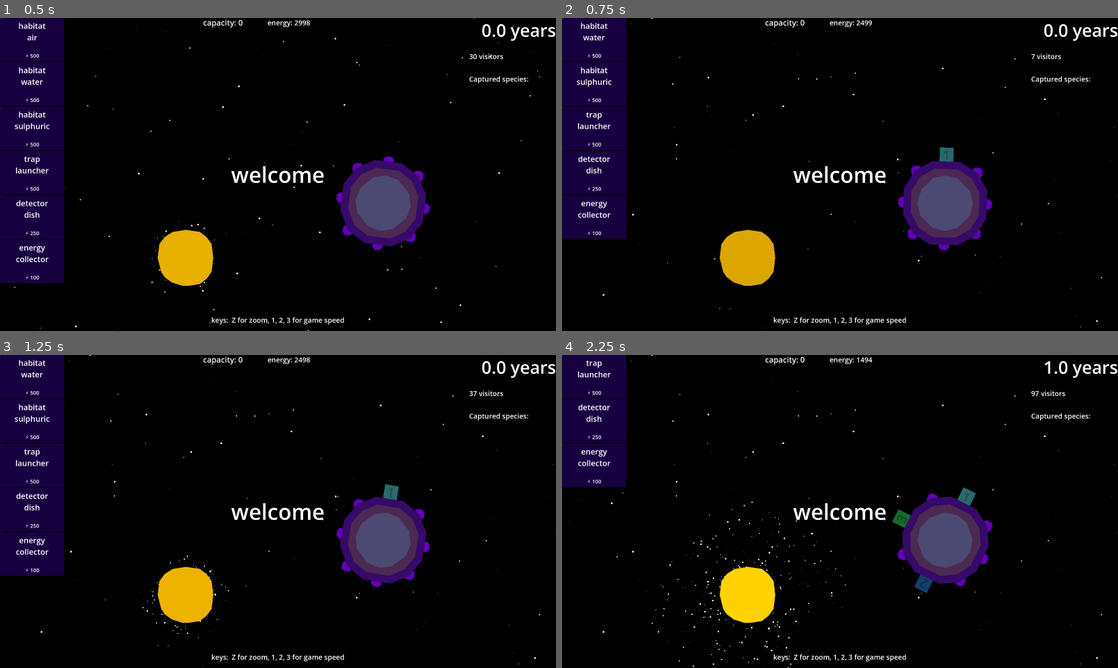
Above: before the commit, frames 1-4 (two rows, left to right).
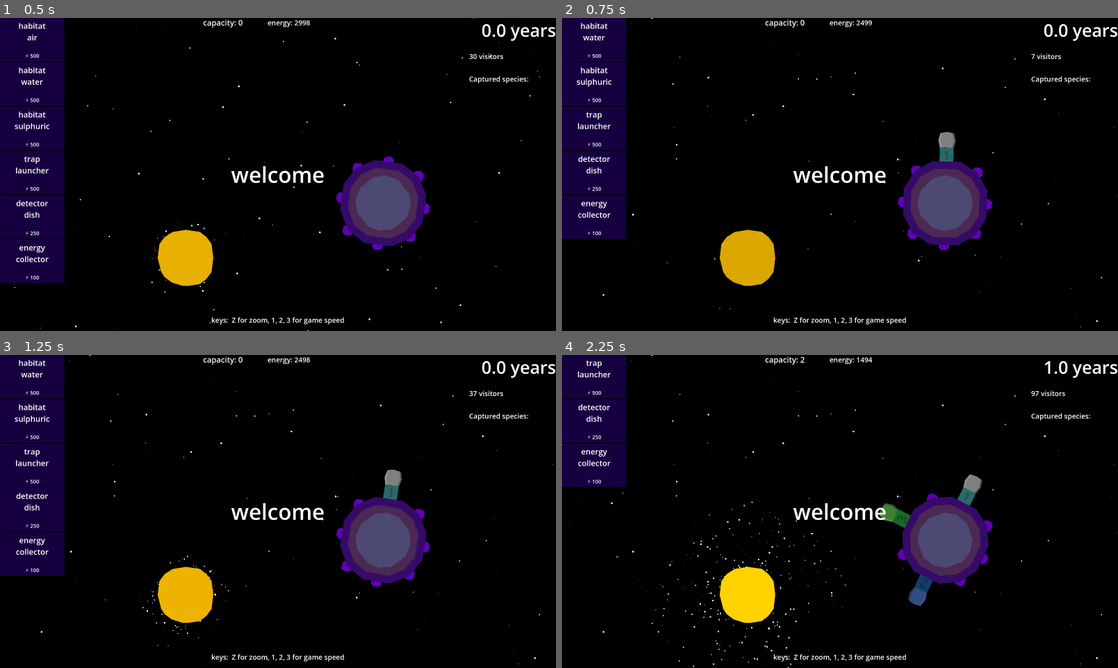
Above: after the commit, the same moments.

Repository: opensourceame/tins-2026
Game: Godot game, scene res://main.tscn
Same seed, same stepped clock (60 frames per second), same inputs: the game is played once before the commit and once after it.
Inputs (mouse positions are in pixels of both pictures, inside the frame that each line leads up to):
- Up to frame 1 (0.5 s): no input
- Up to frame 2 (0.75 s): tap Enter at 0.5 s; move the mouse to (595, 39) at 0.52 s; tap R at 0.6 s; click (595, 39) at 0.67 s
- Up to frame 3 (1.25 s): no input
- Up to frame 4 (2.25 s): tap 1 at 1.35 s; click (595, 376) at 1.42 s; tap 2 at 2.1 s; click (595, 376) at 2.17 s

Frame 1 is identical in both runs. In frame 2, 0.1% of the frame differs, in the area x 67-71%, y 36-42%; in frame 3, 0.1%; in frame 4, 0.4%, in the area x 42-76%, y 0-81%.

Commit message:
click to grow for each habitat type

Diff:
--- a/hud/place_item.gd
+++ b/hud/place_item.gd
@@ -13,37 +13,91 @@
         var game = get_tree().current_scene
         var spica = game.spica
 
-        var anchor
-        for a in spica.anchors:
-            if not a.has_component():
-                anchor = a
-                break
-
-        if not anchor:
-            return
-
         if game.energy < Game.ENERGY_REQUIRED[type]:
             game.hud.queue_message("not enough energy")
             return
 
         var component
+        var anchor
+
         match type:
             "habitat":
-                component = Spawner.habitat()
-                var i = 1
+                var target_env = data.get("environment", "air")
+                var habitat: Habitat
+
                 for c in spica.components:
-                    if c is Habitat:
-                        i += 1
+                    if c is Habitat and c.environment == target_env:
+                        habitat = c
+                        break
 
-                component.name = str(i)
-                component.environment = data.get("environment", "air")
+                if habitat:
+                    if habitat.capacity > 9:
+                        game.hud.queue_message("habitat full")
+                        return
+                    habitat.grow()
+                else:
+                    for a in spica.anchors:
+                        if not a.has_component():
+                            anchor = a
+                            break
+
+                    if not anchor:
+                        game.hud.queue_message("no space for habitat")
+                        return
+
+                    var new_habitat = Spawner.habitat()
+                    var i = 1
+                    for c in spica.components:
+                        if c is Habitat:
+                            i += 1
+                    new_habitat.name = str(i)
+                    new_habitat.environment = target_env
+                    spica.add_component(anchor, new_habitat)
+                    new_habitat.grow()
+                    habitat = new_habitat
+
+                var item_type = type
+                var item_data = data
+                var timer = Timer.new()
+                game.add_child(timer)
+                timer.one_shot = true
+                timer.wait_time = 10.0
+                timer.timeout.connect(func():
+                    if habitat.capacity < 10:
+                        game.hud.item_queue.add_item(item_type, item_data)
+                )
+                timer.start()
             "energy_collector":
+                for a in spica.anchors:
+                    if not a.has_component():
+                        anchor = a
+                        break
+                if not anchor:
+                    return
                 component = Spawner.energy_collector()
             "trap_launcher":
+                for a in spica.anchors:
+                    if not a.has_component():
+                        anchor = a
+                        break
+                if not anchor:
+                    return
                 component = Spawner.trap_launcher()
             "detector_dish":
+                for a in spica.anchors:
+                    if not a.has_component():
+                        anchor = a
+                        break
+                if not anchor:
+                    return
                 component = Spawner.detector_dish()
             "repair_module":
+                for a in spica.anchors:
+                    if not a.has_component():
+                        anchor = a
+                        break
+                if not anchor:
+                    return
                 component = Spawner.repair_module()
             "moon_trap":
                 if not game.spica.trap_launcher():
--- a/spica/habitat/habitat.gd
+++ b/spica/habitat/habitat.gd
@@ -5,7 +5,6 @@
 
 @onready var label: Label = $Label
 @onready var spine: Node2D = $Spine
-@onready var grow_timer: Timer = $GrowTimer
 @onready var color_rect: ColorRect = $ColorRect
 
 var capacity = 0
@@ -17,9 +16,6 @@
 func _ready():
     label.text = name
     update_environment()
-
-    grow_timer.timeout.connect(increment_capacity)
-    grow_timer.start()
 
 func update_environment():
     match environment:
@@ -36,9 +32,9 @@
 func has_space():
     return capacity > 0
 
-func increment_capacity():
+func grow() -> bool:
     if capacity > 9:
-        return
+        return false
 
     SignalBus.habitat_capacity_changed.emit(self)
 
@@ -47,3 +43,4 @@
     v.position.y = capacity * -96
 
     capacity += 1
+    return true
--- a/spica/habitat/habitat.tscn
+++ b/spica/habitat/habitat.tscn
@@ -25,8 +25,5 @@
 text = "A"
 horizontal_alignment = 1
 
-[node name="GrowTimer" type="Timer" parent="." unique_id=339293363]
-wait_time = 10.0
-
 [node name="Spine" type="Marker2D" parent="." unique_id=2044129133]
 position = Vector2(0, -128.47473)
